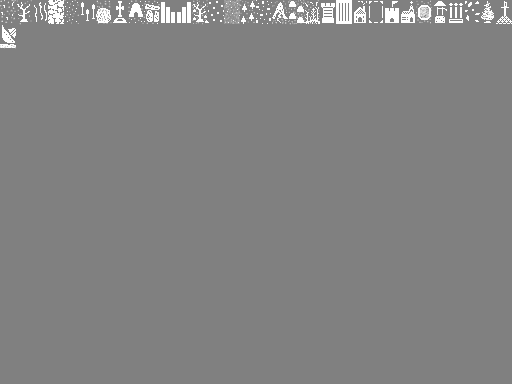
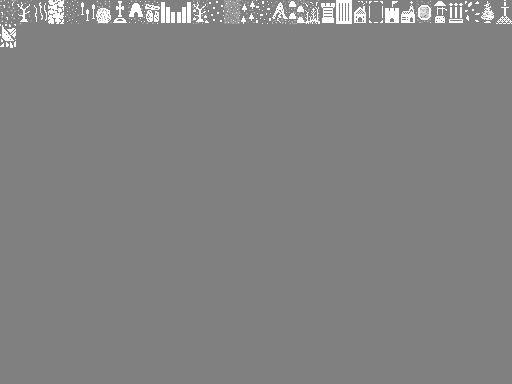
Before/after of a 512px x 384px layered artwork. What changed in the layer stack:
painted on "Background" over 0, 0, 507, 49
